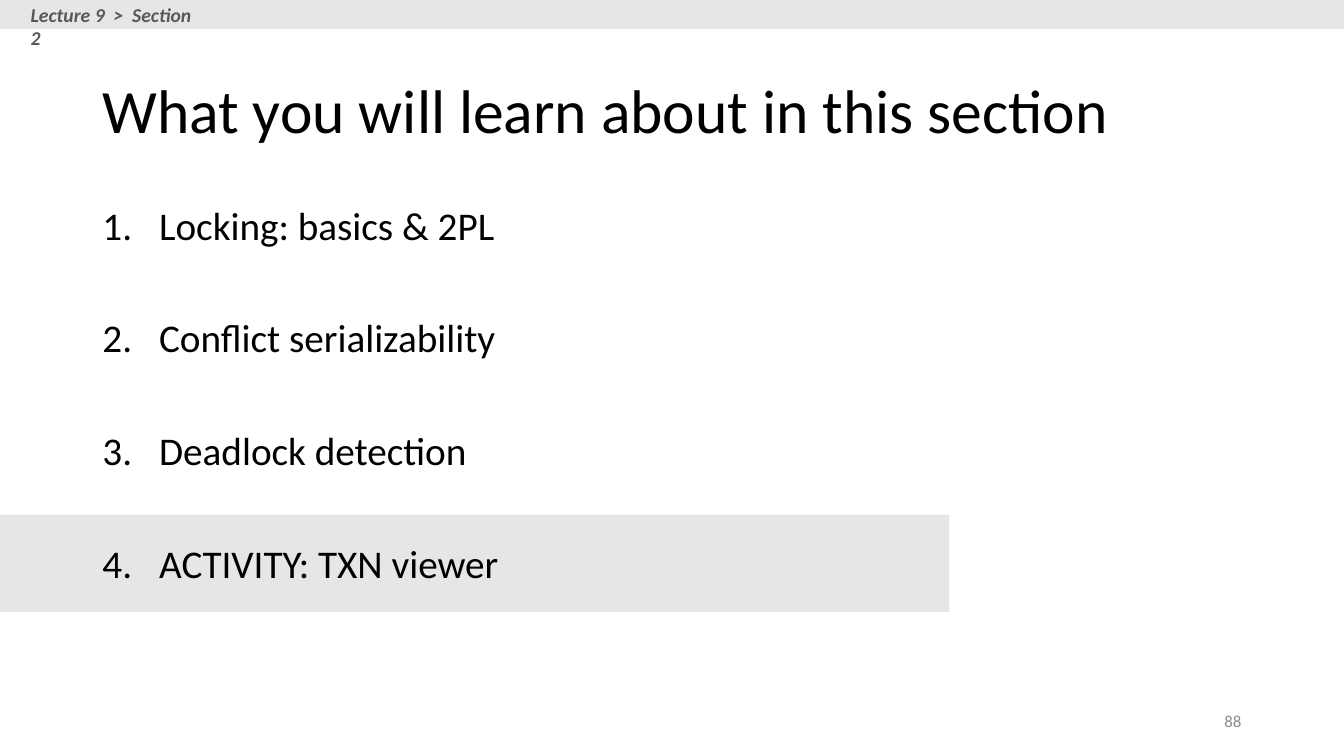
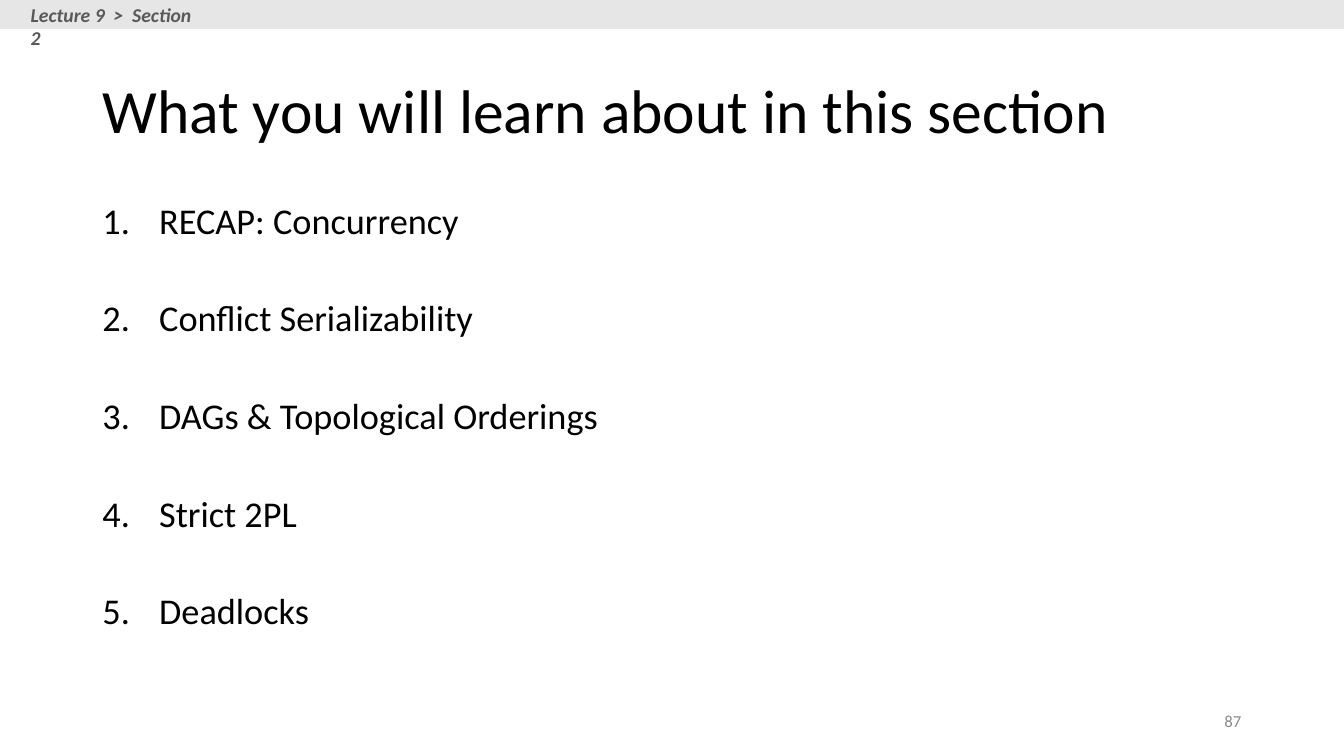
Before and after one commit to XIEQ/cs145-notebooks, a slide deck: slide 87 of lecture-8-9/Lectures_8_9_TXNs.pptx (slide 88 before the commit). Drawn at 1344x756 pixels with LibreOffice and Linux fonts; fonts in the diff are those of the drawing. Boxes give left, top, right and bottom in pixels: in the first picture for what was removed or moved away, otherwise in the second. Text is boxed around its words. In the diff, an @@ line names an element or a change of style, - is before the commit and + after.

```diff
--- a/lecture-8-9/Lectures_8_9_TXNs.pptx
+++ b/lecture-8-9/Lectures_8_9_TXNs.pptx
@@ text at (x1=159, y1=210, x2=597, y2=625): text changed; size 28 to 25.9 pt @@
-1. Locking: basics & 2PL
-2. Conflict serializability
-3. Deadlock detection
-4. ACTIVITY: TXN viewer
+1. RECAP: Concurrency
+2. Conflict Serializability
+3. DAGs & Topological Orderings
+4. Strict 2PL
+5. Deadlocks
@@ rectangle removed at (x1=0, y1=515, x2=950, y2=613) @@
@@ page number at (x1=1224, y1=715, x2=1241, y2=727): text changed @@
-88
+87
```
Also in this commit, not shown: 13 other slides changed, 19 slides added, 11 slides removed, 2 other files.
